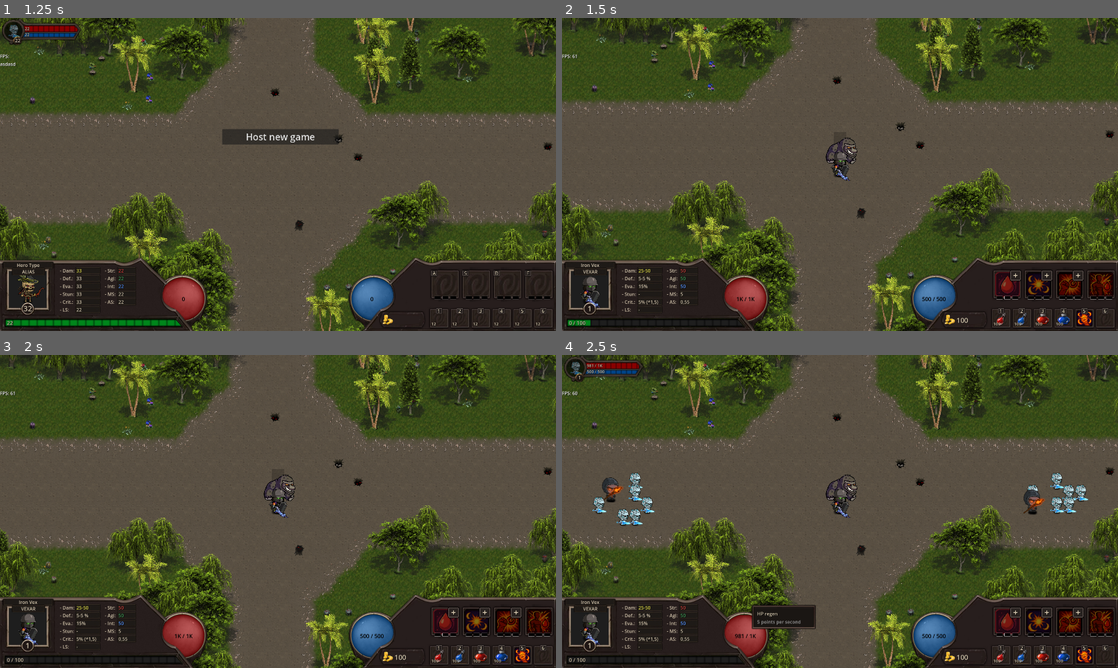
Above: before the commit, frames 1-4 (two rows, left to right).
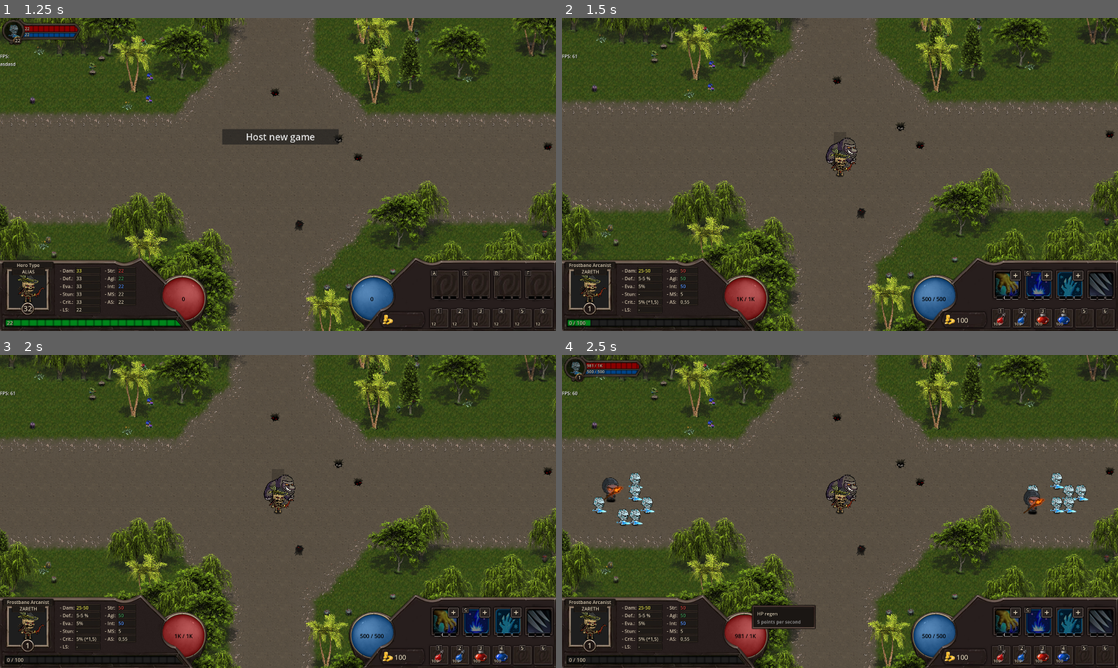
Above: after the commit, the same moments.

Repository: LucasJappert/moomoo-lan-party
Game: Godot game, scene res://scenes/my_main_scene.tscn
Two runs of this game, one before a commit and one after it. Both use one fixed random seed, a clock stepped at 60 frames per second and the inputs below.
Inputs (mouse positions are in pixels of both pictures, inside the frame that each line leads up to):
- Up to frame 1 (1.25 s): tap Enter at 0.5 s; drag from (183, 299) to (372, 299) at 0.52 s
- Up to frame 2 (1.5 s): click "Host new game" at 1.25 s
- Up to frame 3 (2 s): no input
- Up to frame 4 (2.5 s): tap Space at 2 s; drag from (840, 505) to (745, 636) at 2.02 s

Frame 1 is identical in both runs. In frame 2, 1.8% of the frame differs, in the area x 1-100%, y 41-99%; in frame 3, 1.8%; in frame 4, 1.8%.

Commit message:
Create a skill that every 5/4/3 attacks performs a multiple attack to 2/3/4 extra enemies + Configure 2 heroesConfigure 2 heroes (BLOOD_WARDEN and Frostbane Arcanist)

Diff:
--- a/json/heros.json
+++ b/json/heros.json
@@ -1,8 +1,13 @@
 {
-	"Iron Vex": {
-		"alias": "Vexar",
+	"Blood Warden": {
+		"alias": "Skar",
 		"description_en": "A shielded warrior who strikes back with raw plasma force.",
 		"description_es": "Un guerrero blindado que contraataca con fuerza de plasma pura."
+	},
+	"Frostbane Arcanist": {
+		"alias": "Zareth",
+		"description_en": "A cursed archer who fires shadow-tipped arrows from afar.",
+		"description_es": "Arquero maldito que dispara flechas sombrías desde la distancia."
 	},
 	"Liora Sunveil": {
 		"alias": "Lumira",
@@ -13,10 +18,5 @@
 		"alias": "Thornak",
 		"description_en": "Nature-bound knight who thrives on regeneration and retaliation.",
 		"description_es": "Caballero vinculado a la naturaleza que se regenera y contraataca."
-	},
-	"Varrik Duskhollow": {
-		"alias": "Duskar",
-		"description_en": "A cursed archer who fires shadow-tipped arrows from afar.",
-		"description_es": "Arquero maldito que dispara flechas sombrías desde la distancia."
 	}
 }
--- a/scripts/entity/combat_data/combat_data.gd
+++ b/scripts/entity/combat_data/combat_data.gd
@@ -1,6 +1,7 @@
 class_name CombatData
 
 extends Node
+const EXP_MULTIPLIER: int = 1
 
 var effects_helper: EffectsHelper = EffectsHelper.new()
 @export var current_hp: int = 0
@@ -83,7 +84,7 @@
 	if enemy_spell_caster: enemy_spell_caster._process(_delta)
 
 # TODO: Review
-func _server_execute_physical_damage(_target: Entity) -> void:
+func server_execute_physical_damage(_target: Entity) -> void:
 	if my_owner().multiplayer.is_server() == false: return
 	if _target == null: return
 
@@ -161,6 +162,7 @@
 	_try_to_add_gold_to_players(_attacker)
 
 func _try_to_give_experience_to_players(_exp: int) -> void:
+	_exp *= EXP_MULTIPLIER
 	if not my_owner() is Enemy: return
 
 	for player in GameManager.get_players():
@@ -407,7 +409,7 @@
 
 	if not can_physical_attack(): return false
 
-	_execute_physical_attack()
+	execute_physical_attack()
 	last_physical_hit_time = Time.get_ticks_msec()
 
 	return true
@@ -427,12 +429,16 @@
 
 	return null
 
-func _execute_physical_attack() -> void:
+func execute_physical_attack(apply_extra_actions: bool = true, _custom_target: Entity = null) -> void:
 	EntityState.change_to_attack(my_owner())
-	if projectile_type == Projectile.TYPES.NONE:
-		return _server_execute_physical_damage(_target_entity)
-
-	Projectile.launch(my_owner(), _target_entity, cache_total_stats.physical_attack_power)
+
+	var final_target = _custom_target if _custom_target else _target_entity
+	if projectile_type == Projectile.TYPES.NONE: server_execute_physical_damage(final_target)
+	else: Projectile.launch(my_owner(), final_target, cache_total_stats.physical_attack_power)
+
+	if not apply_extra_actions: return
+
+	Skill.actions_after_execute_physical_attack(my_owner(), _target_entity)
 
 func can_physical_attack() -> bool:
 	if not my_owner().can_attack: return false
--- a/scripts/entity/combat_data/combat_stats.gd
+++ b/scripts/entity/combat_data/combat_stats.gd
@@ -4,6 +4,7 @@
 
 const MIN_ATTACK_RANGE: int = int(sqrt(pow(MapManager.TILE_SIZE.x, 2) + pow(MapManager.TILE_SIZE.y, 2))) + 1
 
+var multiple_strike: MultipleStrike
 var mana_burn: ManaBurn
 var ignore_enemy_evasion_chance: float = 0.0
 var cleave_effect: CleaveEffect
@@ -242,6 +243,8 @@
 
 	if cleave_effect: description += cleave_effect.get_description()
 
+	if multiple_strike: description += multiple_strike.description
+
 	return description
 
 func get_total_move_speed() -> float:
--- /dev/null
+++ b/scripts/entity/combat_data/components/multiple_strike.gd
@@ -0,0 +1,22 @@
+class_name MultipleStrike
+
+extends MyInitAuxiliary
+
+var extra_targets: int
+var hits_to_trigger: int
+var current_hits: int = 0
+var description: String
+
+func _init(_extra_targets: int = 1, _hits_to_trigger: int = 1):
+	super._init()
+	extra_targets = _extra_targets
+	hits_to_trigger = _hits_to_trigger
+	description = str("- Extra targets: ", extra_targets, "\n") + str("- Hits to trigger: ", hits_to_trigger, "\n")
+
+func increment_hits() -> bool:
+	current_hits += 1
+	print("Multiple strike: ", current_hits, " / ", hits_to_trigger)
+	if current_hits < hits_to_trigger: return false
+
+	current_hits = 0
+	return true
--- a/scripts/entity/combat_data/helpers/effects_helper.gd
+++ b/scripts/entity/combat_data/helpers/effects_helper.gd
@@ -59,10 +59,11 @@
 
 	notify_changes_to_subscribers()
 
-	if _my_owner.is_my_player(): # Remove effects from my GUI
-		GameManager.my_main.gui_scene.my_effects.remove_effects_by_ids(removed_ids)
-	if _my_owner.name == GameManager.MY_PLAYER.combat_data.target_entity_name: # Remove effects from target GUI
-		GameManager.my_main.gui_scene.target_effects.remove_effects_by_ids(removed_ids)
+	if GameManager.MY_PLAYER:
+		if _my_owner.is_my_player(): # Remove effects from my GUI
+			GameManager.my_main.gui_scene.my_effects.remove_effects_by_ids(removed_ids)
+		if _my_owner.name == GameManager.MY_PLAYER.combat_data.target_entity_name: # Remove effects from target GUI
+			GameManager.my_main.gui_scene.target_effects.remove_effects_by_ids(removed_ids)
 
 	if GameManager.AM_I_HOST and removed_ids:
 		_my_owner.rpc_handler.notify_effects_removed_to_clients(removed_ids)
--- a/scripts/entity/helpers/globals_entity_helpers.gd
+++ b/scripts/entity/helpers/globals_entity_helpers.gd
@@ -57,3 +57,8 @@
 	)
 
 	return sorted.slice(0, max_targets)
+
+static func print_description_skills(entity: Entity) -> void:
+	for skill in entity.combat_data._skills:
+		for skill_base in skill.item_skill_base:
+			print(skill.get_description())
--- a/scripts/entity/player/player.gd
+++ b/scripts/entity/player/player.gd
@@ -7,7 +7,7 @@
 var json_data: HeroTypes.JsonItem
 @export var player_id: int = 0
 @export var current_exp: int = 0
-@export var hero_type: String = HeroTypes.IRON_VEX
+@export var hero_type: String
 const INITIAL_GOLD: int = 100
 @export var current_gold: int:
 	set(_value):
--- a/scripts/general_objects/projectile.gd
+++ b/scripts/general_objects/projectile.gd
@@ -95,7 +95,7 @@
 
 	if position.distance_to(target_position) < 10:
 		if _get_target_entity() != null && _get_origin_entity() != null:
-			_get_origin_entity().combat_data._server_execute_physical_damage(_get_target_entity())
+			_get_origin_entity().combat_data.server_execute_physical_damage(_get_target_entity())
 		queue_free()
 
 
--- a/scripts/models/skill.gd
+++ b/scripts/models/skill.gd
@@ -14,6 +14,7 @@
 	CLEAVE_STRIKE = "Cleave Strike", # ✅
 	TRUE_STRIKE = "True Strike", # ✅
 	MANA_SCORCHER = "Mana Scorcher", # ✅
+	MULTIPLE_STRIKE = "Multiple Strike", # ✅
 	DIVINE_SHIELD = "Divine Shield",
 	ENERGY_ABSORPTION = "Energy Absorption",
 	VOID_STEP = "Void Step",
@@ -24,7 +25,6 @@
 	FROST_NOVA = "Frost Nova",
 	SHADOW_STEP = "Shadow Step",
 	STUNNING_BLOW = "Stunning Blow",
-	MULTI_SHOT = "Multi Shot",
 	FINAL_EXPLOSION = "Final Explosion",
 	RAGE_BOOST = "Rage Boost",
 	KAMIKAZE_CHARGE = "Kamikaze Charge",
@@ -76,12 +76,6 @@
 	result.learned_level = skill_level
 	return result
 
-
-static func get_mana_scorcher() -> Skill:
-	var skill = Skill.new(Names.MANA_SCORCHER, SkillType.ACTIVE)
-	skill.description = "Burns 50% of the target's mana, dealing 25% of that as physical damage."
-	return skill
-
 func get_learned_skill() -> ItemSkillBase:
 	if not learned_level: return null
 	return item_skill_base[learned_level - 1]
@@ -119,7 +113,20 @@
 	var aux_skill_name = ""
 	var aux_text: String; var aux_text1: String; var aux_text2: String
 	var _skill: Skill
-	var int_array: Array[int]; var float_array: Array[float]; var float_array1: Array[float]
+	var int_array: Array[int]; var int_array1: Array[int]; var float_array: Array[float]; var float_array1: Array[float]
+
+	# region MULTIPLE_STRIKE
+	aux_skill_name = Names.MULTIPLE_STRIKE
+	_SKILLS[aux_skill_name] = Skill.new(aux_skill_name, SkillType.PASSIVE)
+	_skill = _SKILLS[aux_skill_name]
+	_skill.region_rect = Rect2(_ATLAS_START_POS.x + FRAME_SIZE * 5, _ATLAS_START_POS.y + FRAME_SIZE * 1, FRAME_SIZE, FRAME_SIZE)
+
+	int_array = [2, 3, 4]
+	int_array1 = [5, 4, 3]
+	for i in int_array.size():
+		_skill.item_skill_base[i].stats.multiple_strike = MultipleStrike.new(int_array[i], int_array1[i])
+		_skill.item_skill_base[i].description = "Every " + str(int_array1[i]) + " attacks executes a multiple attack to " + str(int_array[i]) + " extra enemies"
+	# endregion
 
 	# region SKILL MANA_SCORCHER
 	aux_skill_name = Names.MANA_SCORCHER
@@ -395,6 +402,15 @@
 	# MANA_SCORCHER verification
 	var mana_scorcher_skill = _attacker.combat_data.get_learned_skill(Names.MANA_SCORCHER)
 	if mana_scorcher_skill: ManaBurn.auxiliary_actions_after_hit(mana_scorcher_skill.stats, _attacker, _target, _di)
+
+static func actions_after_execute_physical_attack(_attacker: Entity, _target: Entity):
+	var multiple_strike_skill = _attacker.combat_data.get_learned_skill(Names.MULTIPLE_STRIKE)
+	if multiple_strike_skill:
+		if multiple_strike_skill.stats.multiple_strike.increment_hits():
+			var extra_targets = multiple_strike_skill.stats.multiple_strike.extra_targets
+			var nearest_enemies = GlobalsEntityHelpers.get_closest_entities(_attacker.global_position, extra_targets, _attacker.get_my_enemies(), _attacker.combat_data.get_attack_range(), [_target])
+			for extra_target in nearest_enemies:
+				_attacker.combat_data.execute_physical_attack(false, extra_target)
 
 func _apply_storm_strike(_attacker: Entity, _target: Entity) -> bool:
 	if not _target: return false
--- a/scripts/multiplayer_manager.gd
+++ b/scripts/multiplayer_manager.gd
@@ -37,7 +37,7 @@
 func _add_player_to_game(id):
 	var spawn_data = {
 		"player_id": id,
-		"hero_type": HeroTypes.IRON_VEX if id == 1 else HeroTypes.VARRIK_DUSKHOLLOW
+		"hero_type": HeroTypes.FROSTBANE_ARCANIST if id == 1 else HeroTypes.FROSTBANE_ARCANIST
 	}
 	var new_player = GameManager.my_main.player_spawner.spawn(spawn_data)
 	GameManager.add_entity(new_player)
--- a/scripts/types/hero_types.gd
+++ b/scripts/types/hero_types.gd
@@ -10,10 +10,10 @@
 		description_en = data["description_en"]
 		description_es = data["description_es"]
 
-const IRON_VEX = "Iron Vex"
+const BLOOD_WARDEN = "Blood Warden" # (Guardián de Sangre)
+const FROSTBANE_ARCANIST = "Frostbane Arcanist" # (Arcanista de Escarcha)
 const LIORA_SUNVEIL = "Liora Sunveil"
 const THARNOK_THE_VERDANT = "Tharnok the Verdant"
-const VARRIK_DUSKHOLLOW = "Varrik Duskhollow"
 
 const _START_REGION = Vector2i(0, 320)
 const _FRAME_SIZE = Vector2i(128, 128)
@@ -44,10 +44,10 @@
 
 static func get_keys() -> Array[String]:
 	return [
-		IRON_VEX,
+		BLOOD_WARDEN,
 		LIORA_SUNVEIL,
 		THARNOK_THE_VERDANT,
-		VARRIK_DUSKHOLLOW
+		FROSTBANE_ARCANIST
 	]
 
 static func get_json_data() -> Dictionary[String, JsonItem]:
@@ -81,14 +81,13 @@
 	player.combat_data.add_item(SlotItemInfo.get_consumable_slot_item(Item.get_item(Item.Names.MANA_POTION_II), 100))
 	player.combat_data.add_item(SlotItemInfo.get_consumable_slot_item(Item.get_item(Item.Names.HEALTH_POTION_III), 100))
 	player.combat_data.add_item(SlotItemInfo.get_consumable_slot_item(Item.get_item(Item.Names.MANA_POTION_III), 100))
-	player.combat_data.add_item(SlotItemInfo.get_non_consumable_slot_item(Item.get_item(Item.Names.CLEAVE_EDGE)))
+	# player.combat_data.add_item(SlotItemInfo.get_non_consumable_slot_item(Item.get_item(Item.Names.CLEAVE_EDGE)))
 	# player.combat_data.add_item(SlotItemInfo.get_non_consumable_slot_item(Item.get_item(Item.Names.STUNNING_EDGE)))
 
 
 	# endregion Add some potions
 
-	if player.hero_type == IRON_VEX:
-		# stats.hp = 100
+	if player.hero_type == BLOOD_WARDEN:
 		stats.evasion = 0.1
 		stats.agility = 50
 		stats.strength = 50
@@ -104,47 +103,24 @@
 		]
 		# player.combat_data._skills[0].learned_level = 2
 
-	if player.hero_type == LIORA_SUNVEIL:
+	if player.hero_type == FROSTBANE_ARCANIST:
+		stats.attack_range = 200
+		player.combat_data.projectile_type = Projectile.TYPES.ARROW
+		stats.agility = 50
+		stats.strength = 50
+		stats.intelligence = 50
 		player.combat_data._skills = [
-			Skill.get_skill(Skill.Names.LIFESTEAL),
-			Skill.get_skill(Skill.Names.STUNNING_STRIKE),
-			Skill.get_skill(Skill.Names.SHIELDED_CORE),
-			Skill.get_skill(Skill.Names.FROZEN_TOUCH)
+			Skill.get_skill(Skill.Names.MANA_SCORCHER),
+			Skill.get_skill(Skill.Names.STORM_STRIKE),
+			Skill.get_skill(Skill.Names.FROZEN_TOUCH),
+			Skill.get_skill(Skill.Names.MULTIPLE_STRIKE)
 		]
 
 	if player.hero_type == THARNOK_THE_VERDANT:
 		player.combat_data._skills = [Skill.get_skill(Skill.Names.LIFESTEAL)]
 
-	if player.hero_type == VARRIK_DUSKHOLLOW:
-		stats.attack_range = 200
-		player.combat_data.projectile_type = Projectile.TYPES.ARROW
+	if player.hero_type == LIORA_SUNVEIL:
 		player.combat_data._skills = [Skill.get_skill(Skill.Names.LIFESTEAL)]
 
+	# GlobalsEntityHelpers.print_description_skills(player)
 	player.combat_data.update_base_stats(stats)
-
-# [
-#   {
-#     "name": "Iron Vex",
-#     "alias": "Vexar",
-#     "description_en": "A shielded warrior who strikes back with raw plasma force.",
-#     "description_es": "Un guerrero blindado que contraataca con fuerza de plasma pura."
-#   },
-#   {
-#     "name": "Liora Sunveil",
-#     "alias": "Lumira",
-#     "description_en": "A divine priestess channeling celestial light to heal and smite.",
-#     "description_es": "Una sacerdotisa divina que canaliza luz celestial para sanar y castigar."
-#   },
-#   {
-#     "name": "Tharnok the Verdant",
-#     "alias": "Thornak",
-#     "description_en": "Nature-bound knight who thrives on regeneration and retaliation.",
-#     "description_es": "Caballero vinculado a la naturaleza que se regenera y contraataca."
-#   },
-#   {
-#     "name": "Varrik Duskhollow",
-#     "alias": "Duskar",
-#     "description_en": "A cursed archer who fires shadow-tipped arrows from afar.",
-#     "description_es": "Arquero maldito que dispara flechas sombrías desde la distancia."
-#   }
-# ]
Binary file added: .images/2faf1231-cdfa-487a-8dbf-52528f8d5e9b.jpg
Binary file changed: assets/atlas1.png
Not shown, added: scripts/entity/combat_data/components/multiple_strike.gd.uid
Not shown, changed: .images/atlas3.pdn
Not shown, changed: TODO.md
